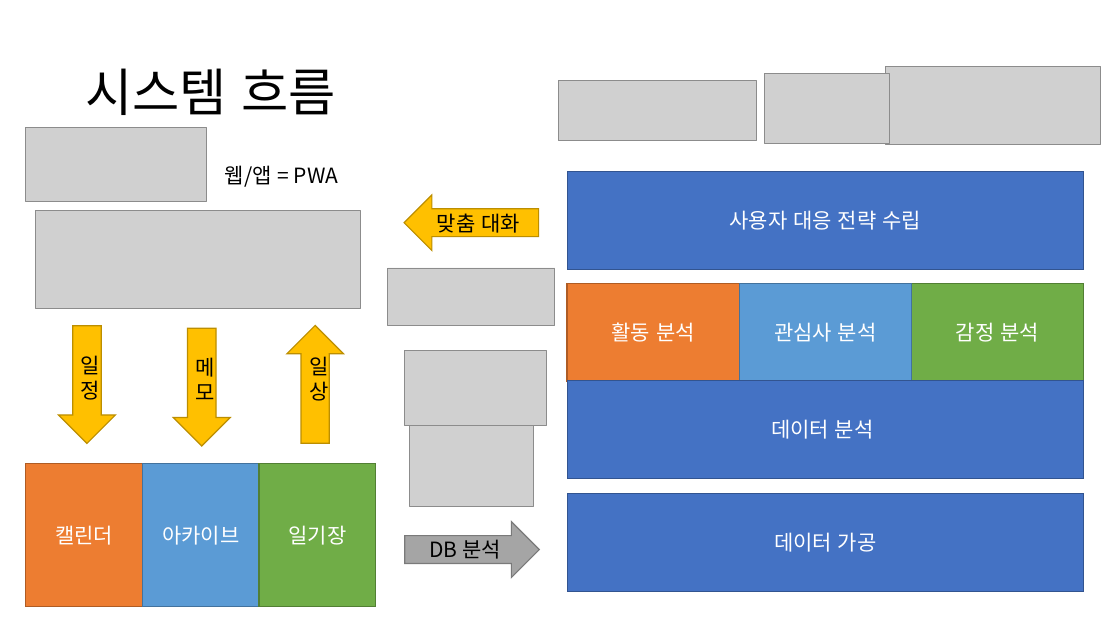
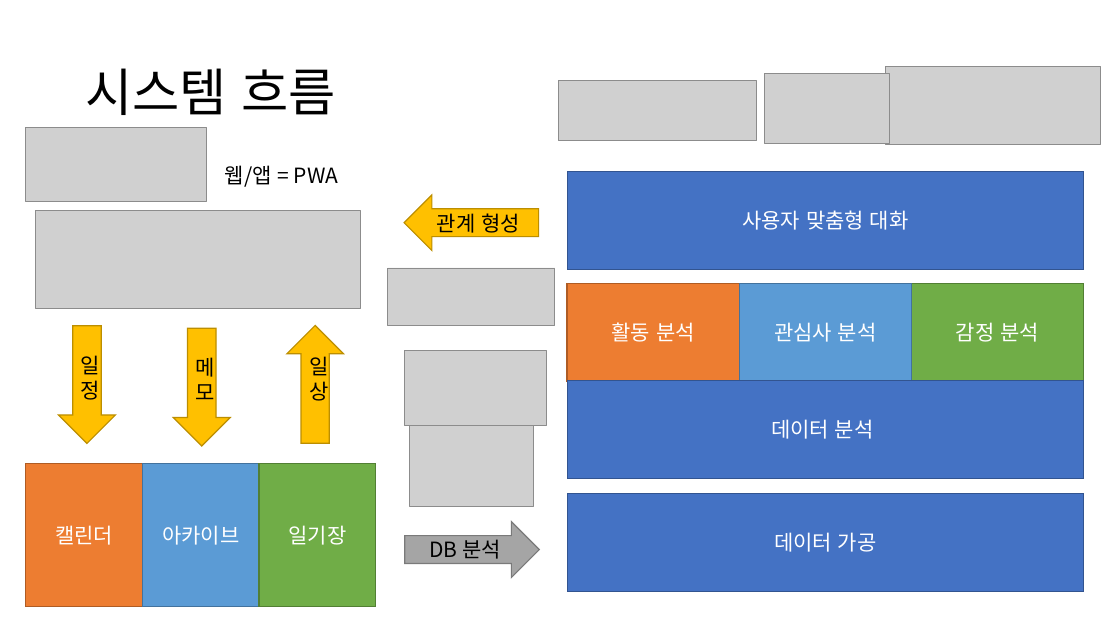
Before and after one commit to HeyHO2154/Id, a slide deck: slide 4 of 시스템 설계도.pptx. Drawn at 1120x630 pixels with LibreOffice and Linux fonts; fonts in the diff are those of the drawing; grey boxes stand for pictures. Boxes give left, top, right and bottom in pixels: in the first picture for what was removed or moved away, otherwise in the second. Text is boxed around its words. In the diff, an @@ line names an element or a change of style, - is before the commit and + after.

```diff
--- a/시스템 설계도.pptx
+++ b/시스템 설계도.pptx
@@ text in left arrow at (x1=437, y1=213, x2=520, y2=233): text changed @@
-맞춤 대화
+관계 형성
@@ text in rectangle at (x1=742, y1=210, x2=909, y2=230): text changed @@
-사용자 대응 전략 수립
+사용자 맞춤형 대화
```
Also in this commit, not shown: 2 other slides changed, 6 slides added.
